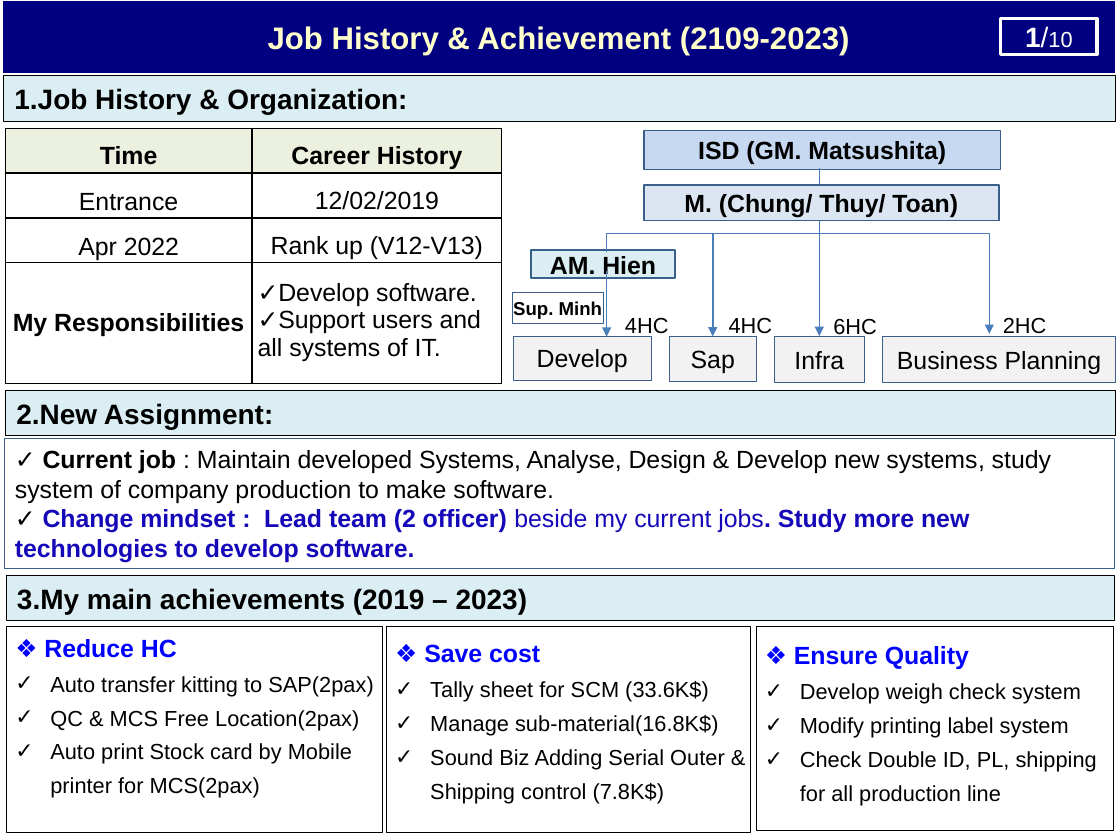
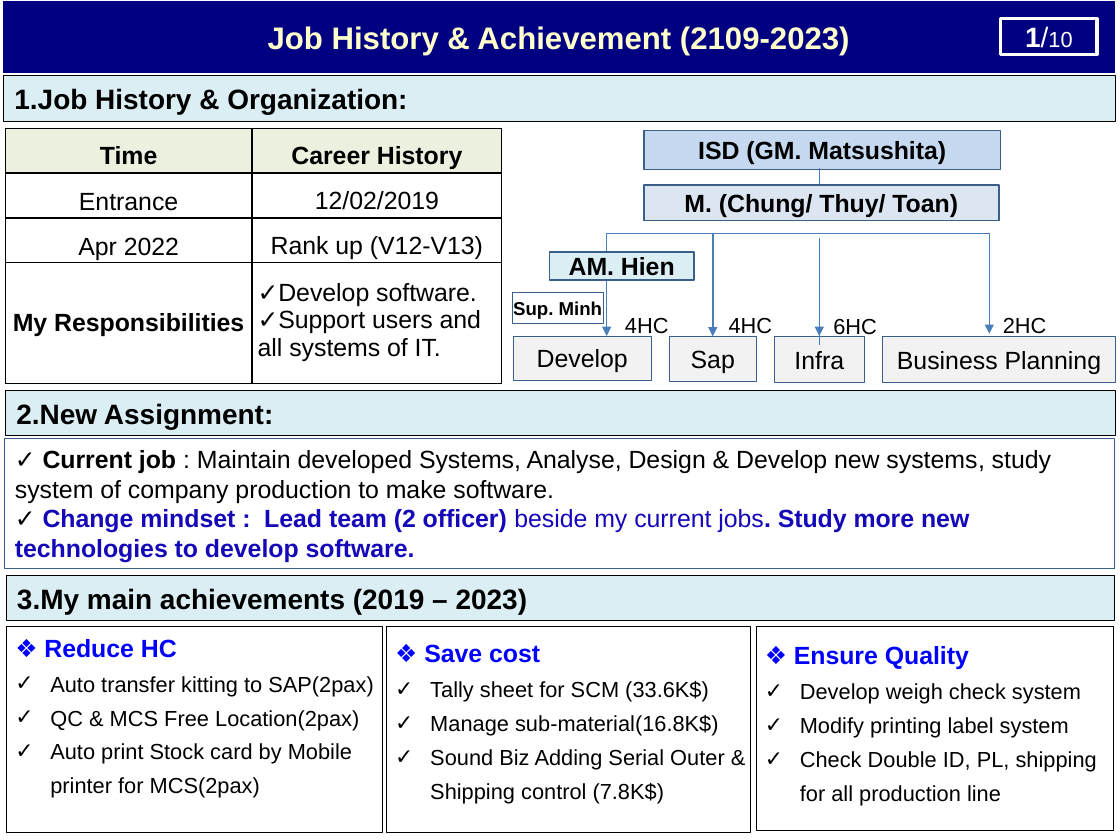
Before and after one commit to thietbicongnghevietnam/ReportPSNV, a slide deck: slide 2 of Report_test.pptx. Drawn at 1120x840 pixels with LibreOffice and Linux fonts; fonts in the diff are those of the drawing. Boxes give left, top, right and bottom in pixels: in the first picture for what was removed or moved away, otherwise in the second. Text is boxed around its words. In the diff, an @@ line names an element or a change of style, - is before the commit and + after.

```diff
--- a/Report_test.pptx
+++ b/Report_test.pptx
@@ line moved from (820, 220) - (820, 327) to (820, 239) - (820, 345) @@
@@ rectangle "AM. Hien": place and size @@
-rectangle "AM. Hien" at bbox=[531, 250, 675, 278]
+rectangle "AM. Hien" at bbox=[550, 252, 694, 280]
@@ arrow moved from (607, 271) - (607, 337) to (607, 276) - (607, 336) @@
```
Also in this commit, not shown: 5 other slides changed, 1 other file.
